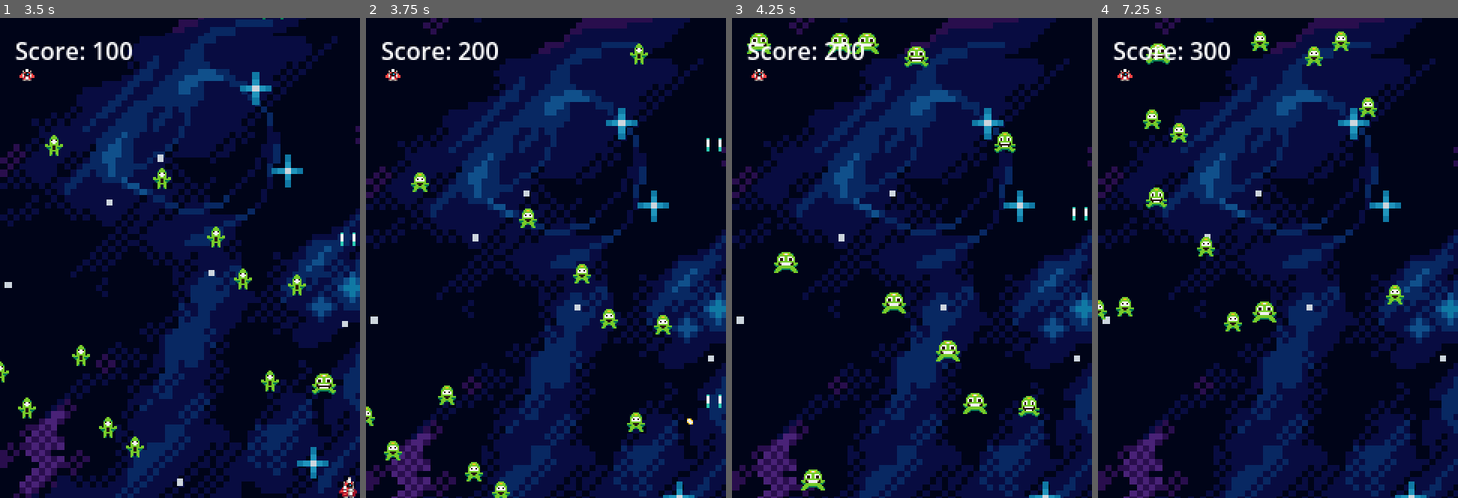
Above: before the commit, frames 1-4 (left to right).
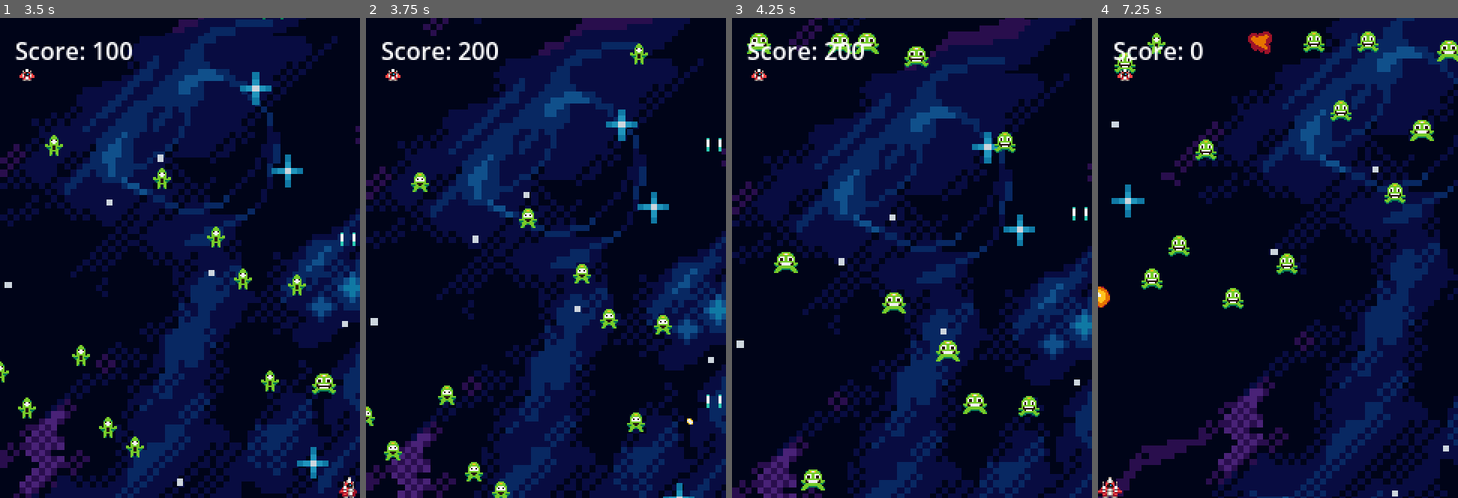
Above: after the commit, the same moments.

Repository: HouZenKai/ShooterCarnival
Game: Godot game, scene res://scenes/ui/main_menu.tscn
The game is run twice, just before and just after one commit, with the same random seed, the same clock (stepped at 60 frames per second) and the same inputs.
Inputs (mouse positions are in pixels of both pictures, inside the frame that each line leads up to):
- Up to frame 1 (3.5 s): click "Play" at 0.5 s; hold D (move_right) 1.28-2.03 s; tap Space (shoot) at 1.35, 2.1, 2.85 s; hold S (move_down) 2.03-2.78 s; hold D (move_right) from 2.78 s (still down)
- Up to frame 2 (3.75 s): release D (move_right) at 3.53 s; hold W (move_up) from 3.53 s (still down); tap Space (shoot) at 3.6 s
- Up to frame 3 (4.25 s): keep holding W (move_up)
- Up to frame 4 (7.25 s): release W (move_up) at 4.28 s; hold A (move_left) 4.28-5 s; tap Space (shoot) at 4.35, 5.85, 6.6 s; click (1278, 272) at 5 s, where only the run after the commit has a clickable "Retry"; hold A (move_left) 5.78-6.53 s; hold S (move_down) from 6.53 s (still down)

Frame 1 is identical in both runs. In frame 2, 4.9% of the frame differs, in the area x 0-100%, y 0-100%; in frame 3, 34%; in frame 4, 55%.

Commit message:
#71 Add player death handling and Game Over scene
Introduce PLAYER_DIED messaging and Game Over flow: add MessageType.PLAYER_DIED and a PlayerDeath payload; update RedShip to disable collision, stop processing, hide itself and publish a PlayerDeath message on death. Stage01 now subscribes to PLAYER_DIED, exports a game_over_scene_path, and transitions to the Game Over scene after a short delay when the local player dies. Add a new Game Over scene and script with Retry and Exit actions.

Diff:
--- a/src/components/messages/message_bus.gd
+++ b/src/components/messages/message_bus.gd
@@ -58,6 +58,7 @@
 	ENEMY_DAMAGED = 1, # MessagePayload.EnemyDamage
 	ENEMY_DIED, # MessagePayload.EnemyDeath
 	PLAYER_DAMAGED, # MessagePayload.PlayerDamage
+	PLAYER_DIED, # MessagePayload.PlayerDeath
 }
 
 ## Internal class to hold signals for message types.
--- a/src/components/messages/message_payload.gd
+++ b/src/components/messages/message_payload.gd
@@ -26,3 +26,10 @@
 
 	func _init(theDamage:int) -> void:
 		self.damage = theDamage
+
+class PlayerDeath extends MessagePayload:
+## Payload for when the player dies (MessageType.PLAYER_DIED).
+	var player:Node
+
+	func _init(thePlayer:Node) -> void:
+		self.player = thePlayer
--- a/src/entities/ships/red_ship/red_ship.gd
+++ b/src/entities/ships/red_ship/red_ship.gd
@@ -5,6 +5,7 @@
 @export var health: HealthComponent = null
 
 @onready var screen_rect: Vector2 = get_viewport_rect().size
+@onready var collision_shape: CollisionShape2D = $CollisionShape2D
 
 
 var half_size: Vector2 = Vector2.ZERO
@@ -81,5 +82,13 @@
 func _on_health_component_died() -> void:
 	# For now, destroy the player on any hit
 	# print_debug("Player died!")
-	queue_free()
-	can_shoot = false
+
+	# Disable and hide the player
+	collision_shape.set_deferred("disabled", true)
+	set_process(false)
+	set_physics_process(false)
+	hide()
+
+	# Send message "Player Died" to the event bus
+	var death_payload = MessagePayload.PlayerDeath.new(self)
+	GlobalUtils.CombatBus.publish(GlobalUtils.CombatBus.MessageType.PLAYER_DIED, death_payload)
--- a/src/entities/ships/red_ship/red_ship.tscn
+++ b/src/entities/ships/red_ship/red_ship.tscn
@@ -71,30 +71,30 @@
 [sub_resource type="RectangleShape2D" id="RectangleShape2D_dovo2"]
 size = Vector2(16, 14)
 
-[node name="RedShip" type="Area2D" node_paths=PackedStringArray("health")]
+[node name="RedShip" type="Area2D" unique_id=1166427432 node_paths=PackedStringArray("health")]
 script = ExtResource("1_oa7yu")
 health = NodePath("HealthComponent")
 
-[node name="Ship" type="Sprite2D" parent="."]
+[node name="Ship" type="Sprite2D" parent="." unique_id=1328430078]
 texture = ExtResource("2_dovo2")
 hframes = 3
 frame = 1
 
-[node name="Boosters" type="AnimatedSprite2D" parent="Ship"]
+[node name="Boosters" type="AnimatedSprite2D" parent="Ship" unique_id=1980221638]
 position = Vector2(0, 15)
 sprite_frames = SubResource("SpriteFrames_ugbui")
 animation = &"forward"
 autoplay = "forward"
 frame_progress = 0.07913757
 
-[node name="CollisionShape2D" type="CollisionShape2D" parent="."]
+[node name="CollisionShape2D" type="CollisionShape2D" parent="." unique_id=1355832994]
 shape = SubResource("RectangleShape2D_dovo2")
 
-[node name="HealthComponent" type="Node2D" parent="."]
+[node name="HealthComponent" type="Node2D" parent="." unique_id=45702821]
 script = ExtResource("6_oa7yu")
 metadata/_custom_type_script = "uid://cl1s114edr1v3"
 
-[node name="Shoot" type="AudioStreamPlayer" parent="."]
+[node name="Shoot" type="AudioStreamPlayer" parent="." unique_id=1431412996]
 stream = ExtResource("7_elbwk")
 
 [connection signal="died" from="HealthComponent" to="." method="_on_health_component_died"]
--- a/src/scenes/stages/stage_01.gd
+++ b/src/scenes/stages/stage_01.gd
@@ -4,6 +4,9 @@
 
 ## Maximum number of enemies to spawn at game start
 @export var max_initial_enemies: int = 30
+
+## Path to the game over scene.
+@export_file("*.tscn") var game_over_scene_path: String = "res://scenes/ui/game_over.tscn"
 
 ## Enemy scene to spawn
 var enemy_scene: PackedScene = preload("res://entities/enemies/jumping_enemy/enemy.tscn")
@@ -15,6 +18,7 @@
 
 func _ready() -> void:
 	GlobalUtils.CombatBus.subscribe(GlobalUtils.CombatBus.MessageType.ENEMY_DIED).connect(_on_enemy_died)
+	GlobalUtils.CombatBus.subscribe(GlobalUtils.CombatBus.MessageType.PLAYER_DIED).connect(_on_player_died)
 	_spawn_initial_enemies_async()
 
 
@@ -33,6 +37,17 @@
 		await get_tree().process_frame
 
 
+## Called when the player dies. Shows the Game Over scene.
+## @param player: The Player node.
+func _on_player_died(payload: MessagePayload.PlayerDeath) -> void:
+	# Checks who is the dead player. Can be usefull in case of multiplayer.
+	if payload.player == self.player:
+		# Waiting some time to get the player realize that is dead...
+		await get_tree().create_timer(1.0).timeout
+		# Shows game over scene
+		get_tree().change_scene_to_file(game_over_scene_path)
+
+
 ## Called when an enemy is destroyed. Adds points to the score.
 ## @param points: The point value of the destroyed enemy.
 func _on_enemy_died(enemy: MessagePayload.EnemyDeath) -> void:
--- a/src/scenes/stages/stage_01.tscn
+++ b/src/scenes/stages/stage_01.tscn
@@ -1,17 +1,17 @@
-[gd_scene load_steps=5 format=3 uid="uid://gdcx3lukj4ai"]
+[gd_scene format=3 uid="uid://gdcx3lukj4ai"]
 
 [ext_resource type="PackedScene" uid="uid://cgctke5uvl4rq" path="res://entities/ships/red_ship/red_ship.tscn" id="1_4hkqi"]
 [ext_resource type="Script" uid="uid://6fa41g7ik48f" path="res://scenes/stages/stage_01.gd" id="1_w7grx"]
 [ext_resource type="PackedScene" uid="uid://c7wvb7hflkq4l" path="res://entities/spawners/enemy_spawner.tscn" id="3_th1xh"]
 [ext_resource type="PackedScene" uid="uid://vbsta33oi1ql" path="res://scenes/ui/hud.tscn" id="5_xu00x"]
 
-[node name="Stage01" type="Node2D"]
+[node name="Stage01" type="Node2D" unique_id=1730381086]
 script = ExtResource("1_w7grx")
 
-[node name="Player" parent="." instance=ExtResource("1_4hkqi")]
+[node name="Player" parent="." unique_id=697475886 instance=ExtResource("1_4hkqi")]
 position = Vector2(120, 280)
 
-[node name="EnemySpawner" parent="." instance=ExtResource("3_th1xh")]
+[node name="EnemySpawner" parent="." unique_id=611261203 instance=ExtResource("3_th1xh")]
 spawn_interval_decrement = 0.005
 
-[node name="HUD" parent="." instance=ExtResource("5_xu00x")]
+[node name="HUD" parent="." unique_id=913752611 instance=ExtResource("5_xu00x")]
--- /dev/null
+++ b/src/scenes/ui/game_over.gd
@@ -0,0 +1,14 @@
+extends Control
+
+## Path to the game scene.
+@export_file("*.tscn") var game_scene_path: String = "res://scenes/main.tscn"
+
+
+func _on_button_retry_pressed() -> void:
+	get_tree().change_scene_to_file(game_scene_path)
+
+
+func _on_button_exit_pressed() -> void:
+	if OS.has_feature("web"):
+		return
+	get_tree().quit()
--- /dev/null
+++ b/src/scenes/ui/game_over.tscn
@@ -0,0 +1,76 @@
+[gd_scene format=3 uid="uid://cajjtd2c6lteo"]
+
+[ext_resource type="Script" uid="uid://tkhwv4j7idm0" path="res://scenes/ui/game_over.gd" id="1_60xr3"]
+[ext_resource type="Texture2D" uid="uid://c5mrbgu5glgur" path="res://assets/backgrounds/blue-back.png" id="2_fu4wh"]
+
+[node name="GameOver" type="Control" unique_id=1957905248]
+layout_mode = 3
+anchors_preset = 15
+anchor_right = 1.0
+anchor_bottom = 1.0
+grow_horizontal = 2
+grow_vertical = 2
+script = ExtResource("1_60xr3")
+
+[node name="TextureRect" type="TextureRect" parent="." unique_id=670965306]
+layout_mode = 1
+anchors_preset = 15
+anchor_right = 1.0
+anchor_bottom = 1.0
+grow_horizontal = 2
+grow_vertical = 2
+texture = ExtResource("2_fu4wh")
+expand_mode = 4
+
+[node name="MarginContainer" type="MarginContainer" parent="." unique_id=77599045]
+layout_mode = 1
+anchors_preset = 15
+anchor_right = 1.0
+anchor_bottom = 1.0
+grow_horizontal = 2
+grow_vertical = 2
+theme_override_constants/margin_left = 32
+theme_override_constants/margin_top = 32
+theme_override_constants/margin_right = 32
+theme_override_constants/margin_bottom = 32
+
+[node name="Panel" type="Panel" parent="MarginContainer" unique_id=1643242546]
+self_modulate = Color(0, 0, 0, 1)
+layout_mode = 2
+
+[node name="MarginContainer" type="MarginContainer" parent="MarginContainer/Panel" unique_id=487476825]
+layout_mode = 1
+anchors_preset = 15
+anchor_right = 1.0
+anchor_bottom = 1.0
+grow_horizontal = 2
+grow_vertical = 2
+theme_override_constants/margin_left = 8
+theme_override_constants/margin_top = 8
+theme_override_constants/margin_right = 8
+theme_override_constants/margin_bottom = 8
+
+[node name="VBoxContainer" type="VBoxContainer" parent="MarginContainer/Panel/MarginContainer" unique_id=1218185248]
+layout_mode = 2
+theme_override_constants/separation = 24
+alignment = 1
+
+[node name="LabelGameOver" type="Label" parent="MarginContainer/Panel/MarginContainer/VBoxContainer" unique_id=1739274848]
+layout_mode = 2
+text = "GAME OVER"
+horizontal_alignment = 1
+vertical_alignment = 1
+
+[node name="HSeparator" type="HSeparator" parent="MarginContainer/Panel/MarginContainer/VBoxContainer" unique_id=1946755159]
+layout_mode = 2
+
+[node name="ButtonRetry" type="Button" parent="MarginContainer/Panel/MarginContainer/VBoxContainer" unique_id=1145004003]
+layout_mode = 2
+text = "Retry"
+
+[node name="ButtonExit" type="Button" parent="MarginContainer/Panel/MarginContainer/VBoxContainer" unique_id=200105543]
+layout_mode = 2
+text = "Exit"
+
+[connection signal="pressed" from="MarginContainer/Panel/MarginContainer/VBoxContainer/ButtonRetry" to="." method="_on_button_retry_pressed"]
+[connection signal="pressed" from="MarginContainer/Panel/MarginContainer/VBoxContainer/ButtonExit" to="." method="_on_button_exit_pressed"]
Not shown: 1 places in src/entities/ships/red_ship/red_ship.tscn that only renumber resources
Not shown, added: src/scenes/ui/game_over.gd.uid
